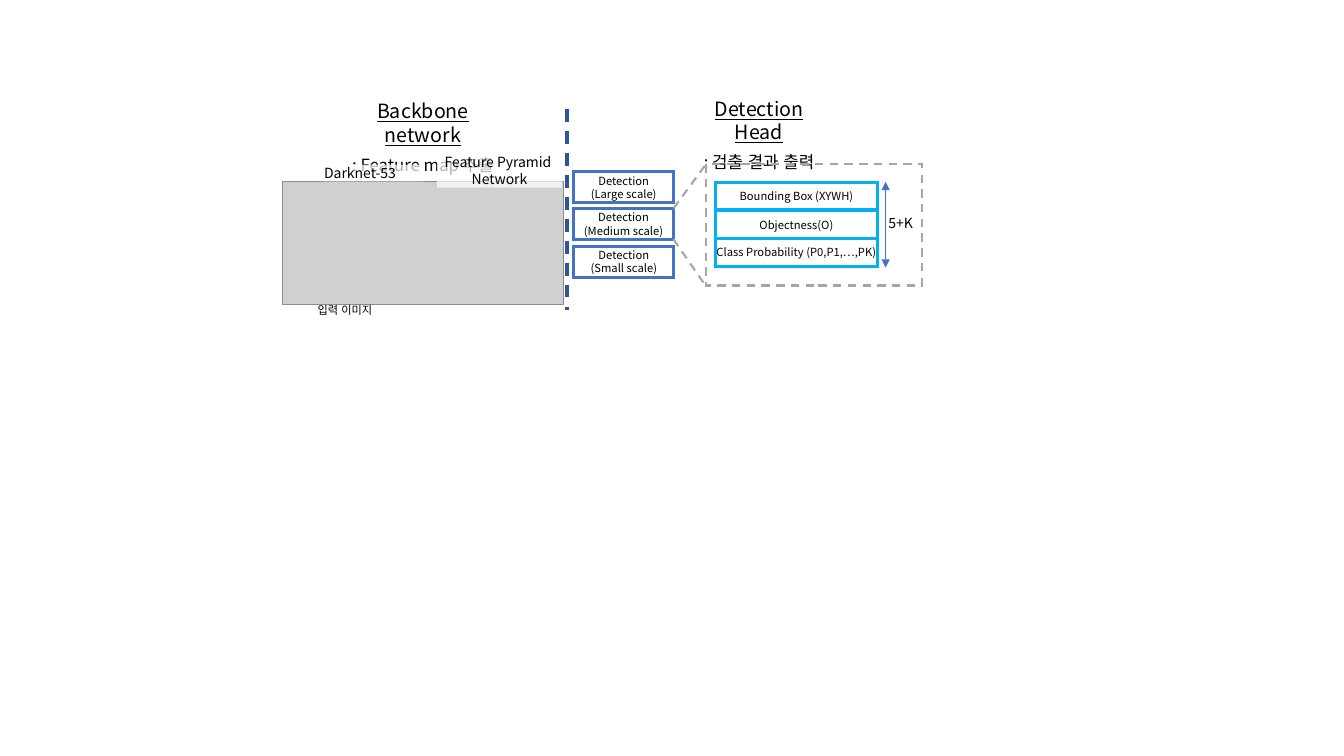
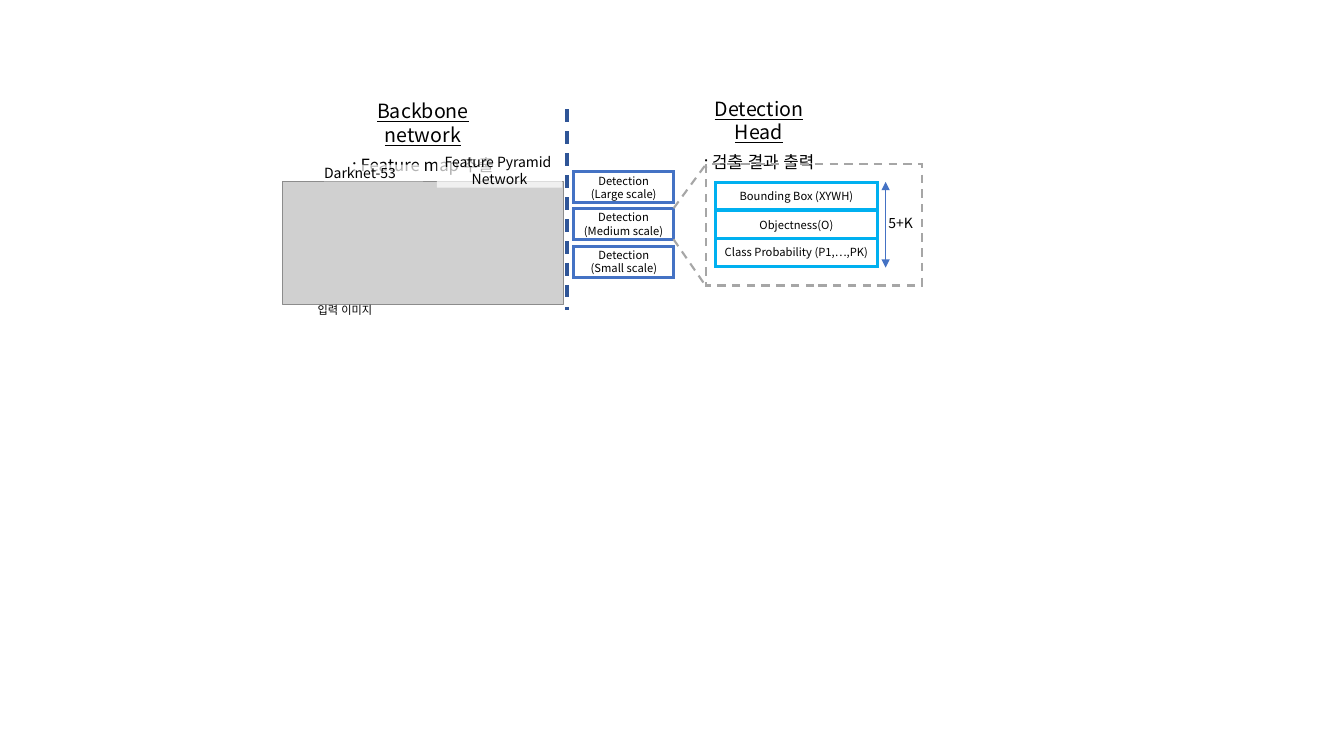
Before and after one commit to goodgodgd/ian-lecture, a slide deck: slide 2 of assets/detector/figures.pptx. Drawn at 1344x756 pixels with LibreOffice and Linux fonts; fonts in the diff are those of the drawing; grey boxes stand for pictures. Boxes give left, top, right and bottom in pixels: in the first picture for what was removed or moved away, otherwise in the second. Text is boxed around its words. In the diff, an @@ line names an element or a change of style, - is before the commit and + after.

Commit message:
(dt) update figures in classifier

```diff
--- a/assets/detector/figures.pptx
+++ b/assets/detector/figures.pptx
@@ text in rectangle at (725, 247, 868, 259): text changed @@
-Class Probability (P0,P1,…,PK)
+Class Probability (P1,…,PK)
```
Also in this commit, not shown: 1 other slide changed, 4 other files.
